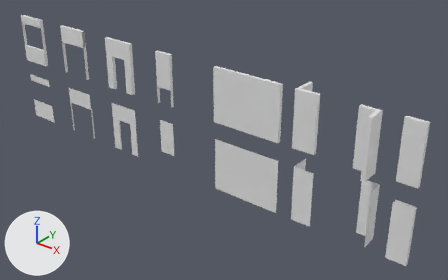
The Blender file vongott/Assets/Mesh/Walls/wall_basic.blend, before and after one commit.
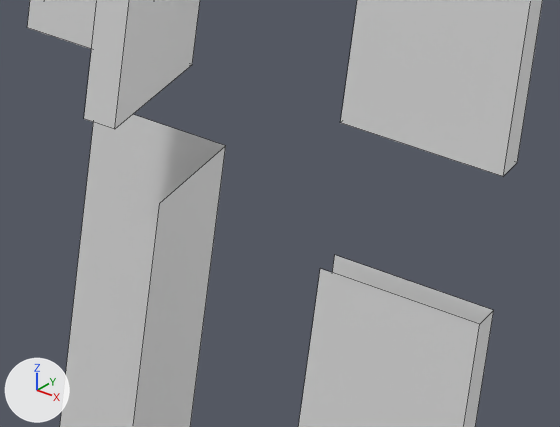
The first picture shows the older version from a 50 mm lens placed at (18.7, -22.8, 17.2), pointed at (-0.3, 1.1, 2.4). The close-ups show both versions on the part from 78% to 95% of the width and 59% to 80% of the height of that picture; other places that the commit changed are outside them. Arrows for +X, +Y and +Z are at lower left; the lights stay in place. The close-ups show mesh edges as thin lines. Materials are left out; every surface is plain grey.

Names of what the first close-up shows: 'wall_basic_corner_270', 'wall_basic_end', 'wall_collider_corner_270', 'wall_collider_end'.
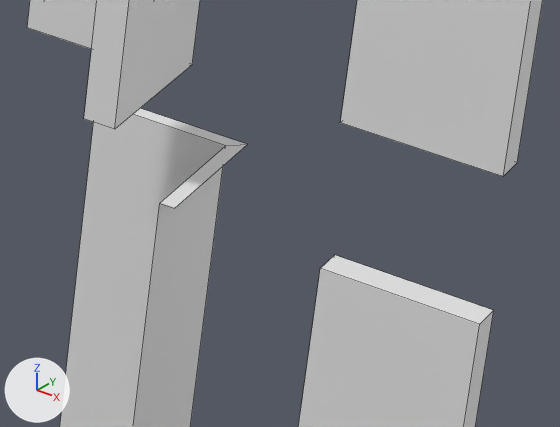
Where the change shows, as pixel boxes (x1, y1, x2, y2) in the close-ups (560 x 427 px):
'wall_basic_corner_270', reshaped: before (60, 114, 226, 427); after (60, 108, 247, 427)
part 1 of me_plane_006, added: after (320, 255, 493, 324)
part 2 of me_plane_007, added: after (134, 108, 247, 208)

The change in detail:
me_plane_006 has 8 vertices, 3 faces and spans x 0.0..1.0, y 0.0..3.0, z -0.1..0.1.
me_plane_006 is used by ob_wall_basic_end; location (10.0, 0.0, 0.0); rotation (1.571, 0.0, 0.0), in degrees (90, 0, 0).
Verts and faces of me_plane_006; kept vertices keep their numbers, new ones are numbered from 8.
Before the commit, vertices of me_plane_006: 1 (1.0, 3.0, 0.1) at pixel (479, 324), 3 (0.0, 3.0, 0.1) at pixel (320, 268), 5 (1.0, 3.0, -0.1) at pixel (493, 310), 7 (0.0, 3.0, -0.1) at pixel (334, 254).
Part 1, on me_plane_006:
New faces: (1, 5, 7, 3).
me_plane_007 has 6 vertices, 2 faces and spans x -1.0..-0.1, y 0.0..3.0, z 0.1..1.0.
me_plane_007 is used by ob_wall_basic_corner_270; location (9.0, 1.0, 0.0); rotation (1.571, 0.0, 0.0), in degrees (90, 0, 0).
Verts and faces of me_plane_007; kept vertices keep their numbers, new ones are numbered from 6.
Before the commit, vertices of me_plane_007: 1 (-0.1, 3.0, 1.0) at pixel (159, 203), 3 (-0.1, 3.0, 0.1) at pixel (225, 145), 5 (-1.0, 3.0, 0.1).
Part 2, on me_plane_007:
New vertex 6 is at (0.0, 3.0, 1.0), pixel (174, 208).
New vertex 7 is at (0.0, 3.0, 0.0), pixel (247, 144).
New vertex 8 is at (-1.0, 3.0, 0.0).
New faces: (3, 7, 8, 5), (1, 6, 7, 3).
